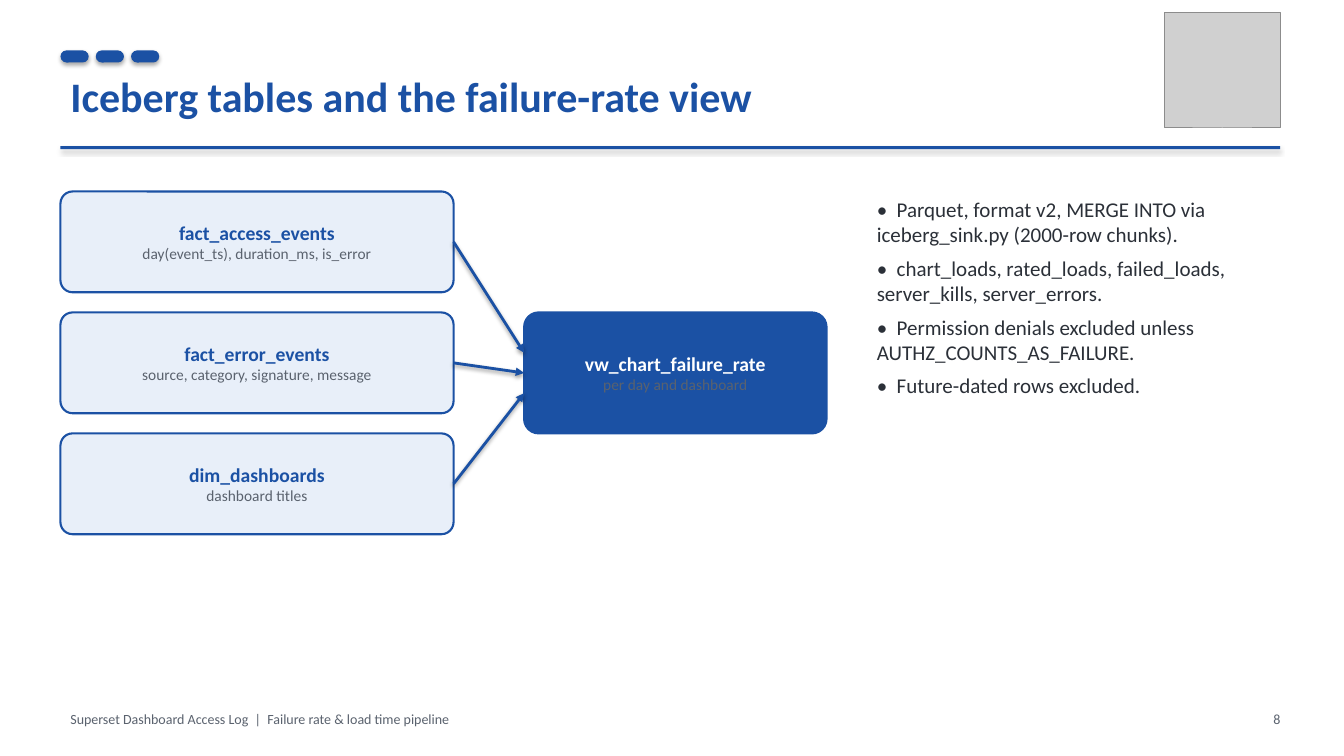
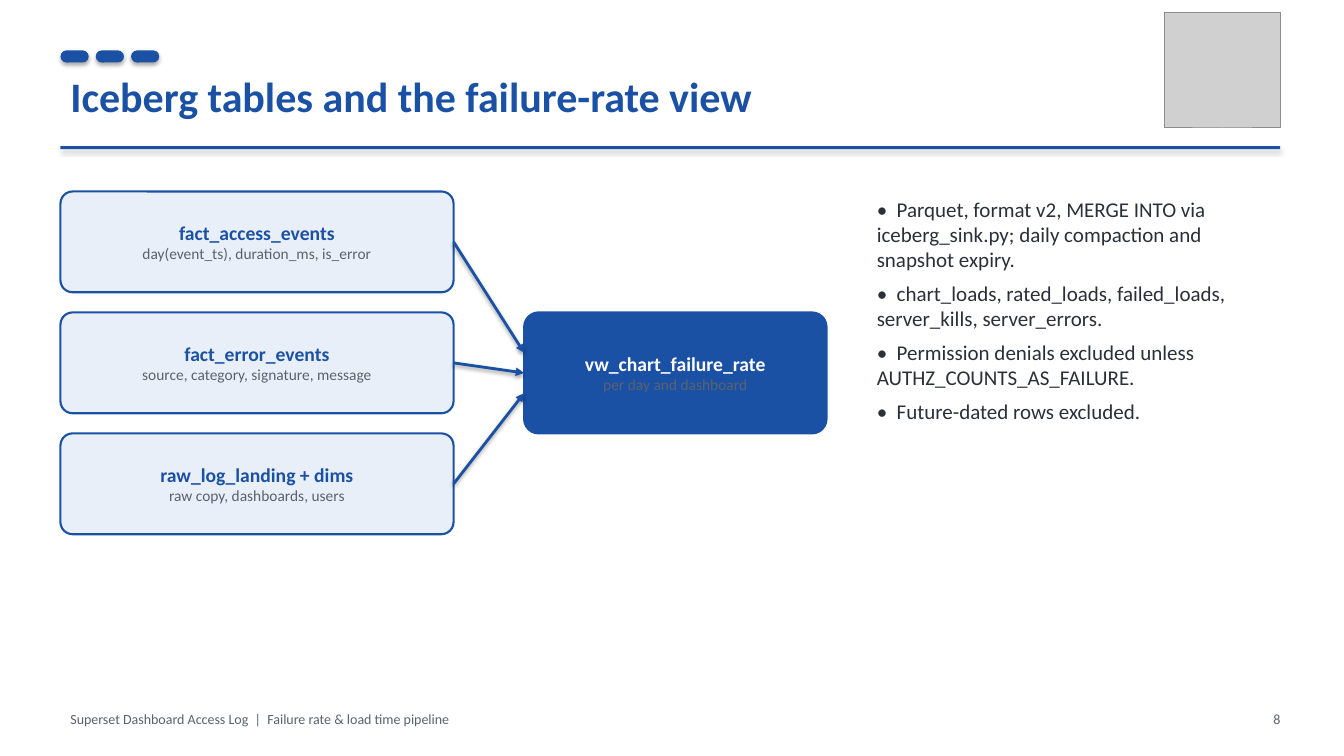
Before and after one commit to Mo-Khaled/Superset-Access-Log, a slide deck: slide 8 of docs/SCB_Pipeline_Flow.pptx. Drawn at 1344x756 pixels with LibreOffice and Linux fonts; fonts in the diff are those of the drawing; grey boxes stand for pictures. Boxes give left, top, right and bottom in pixels: in the first picture for what was removed or moved away, otherwise in the second. Text is boxed around its words. In the diff, an @@ line names an element or a change of style, - is before the commit and + after.

```diff
--- a/docs/SCB_Pipeline_Flow.pptx
+++ b/docs/SCB_Pipeline_Flow.pptx
@@ text at bbox=[877, 202, 1205, 271]: text changed @@
-• Parquet, format v2, MERGE INTO via iceberg_sink.py (2000-row chunks).
+• Parquet, format v2, MERGE INTO via iceberg_sink.py; daily compaction and snapshot expiry.
@@ text in rounded rectangle at bbox=[160, 468, 353, 504]: text changed @@
-dim_dashboards
-dashboard titles
+raw_log_landing + dims
+raw copy, dashboards, users
```
Also in this commit, not shown: 6 other slides changed, 36 other files.
